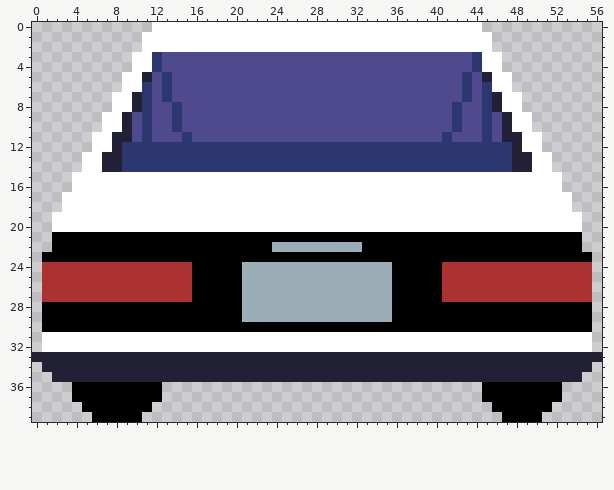
Two versions of one pixel-art sprite, src/car.png. That is the earlier state.
The file is 57x40 pixels.
After:
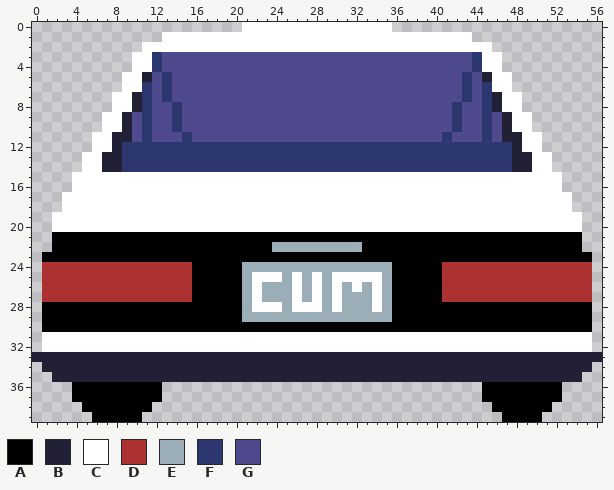
Palette (. is transparent): A #000000  B #222034  C #ffffff  D #ac3232  E #9badb7  F #2c366f  G #4f4a8d
Difference:
The edit turns colour E into colour C in row 25 at x 22 to 24, 26, 28 and 30 to 34; in row 26 at x 22, 26, 28, 30, 32 and 34; in row 27 at x 22, 26, 28, 30 and 34; in row 28 at x 22 to 24, 26 to 28, 30 and 34.
The author cleared colour C in row 0 at x 12 to 20 and 36 to 44; in row 1 at x 11 to 12 and 44 to 45.
